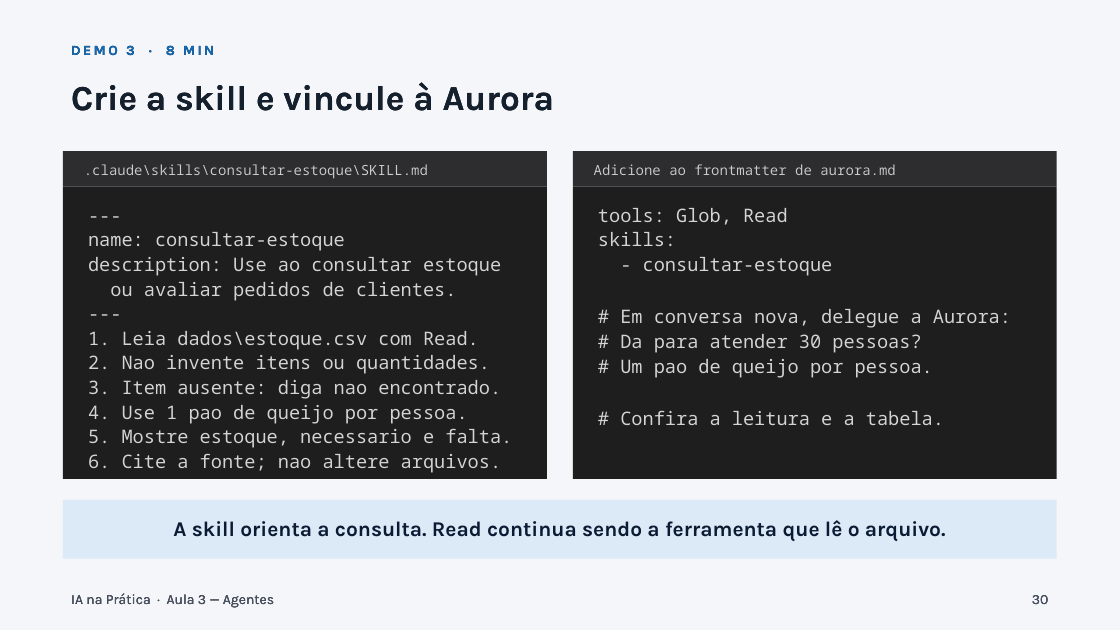
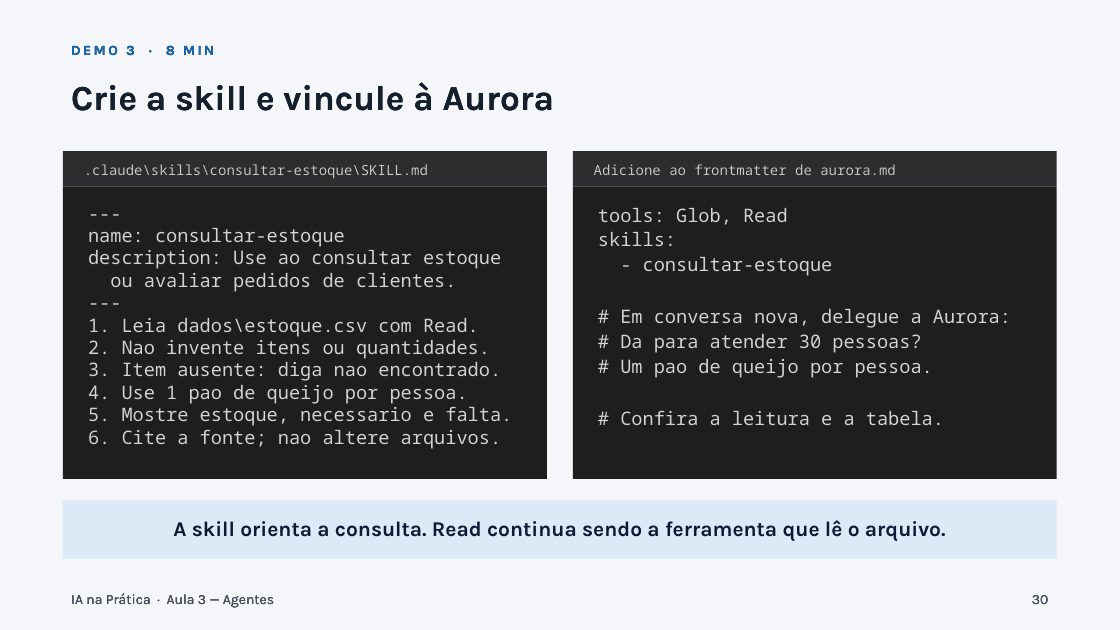
Before and after one commit to lcarli/Harness-Curso, a slide deck: slide 30 of Aula 3 - Agentes - Claude Code - Revisada.pptx. Drawn at 1120x630 pixels with LibreOffice and Linux fonts; fonts in the diff are those of the drawing. Boxes give left, top, right and bottom in pixels: in the first picture for what was removed or moved away, otherwise in the second. Text is boxed around its words. In the diff, an @@ line names an element or a change of style, - is before the commit and + after.

Commit message:
revisao aula 3

```diff
--- a/Aula 3 - Agentes - Claude Code - Revisada.pptx
+++ b/Aula 3 - Agentes - Claude Code - Revisada.pptx
@@ text "---" at <box>88,228,512,449</box>: line spacing 1.1 to 1 @@
```
